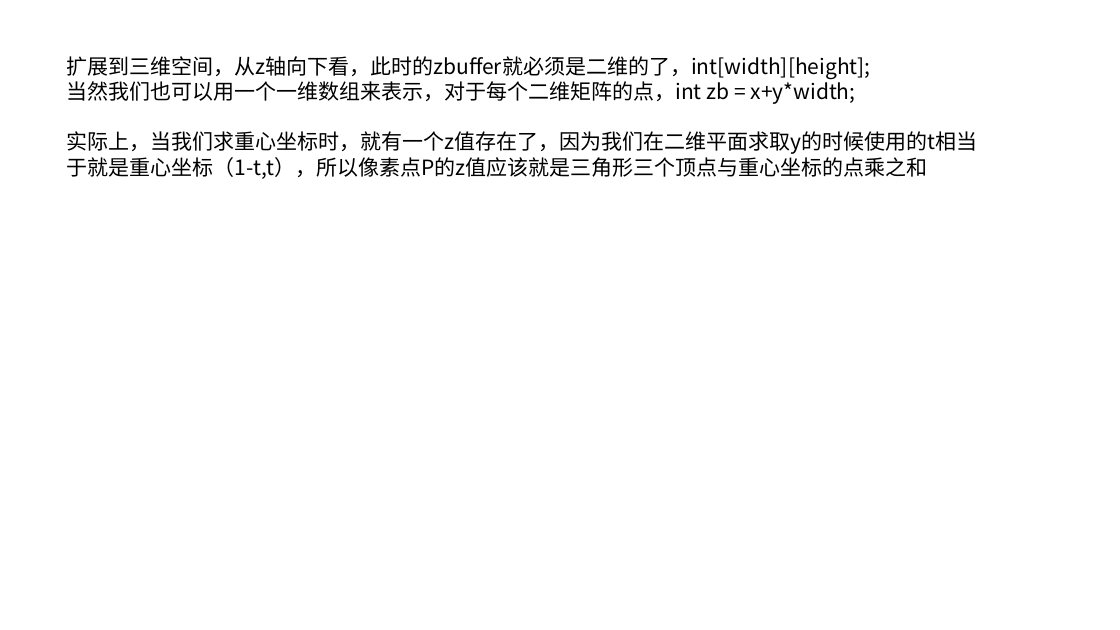
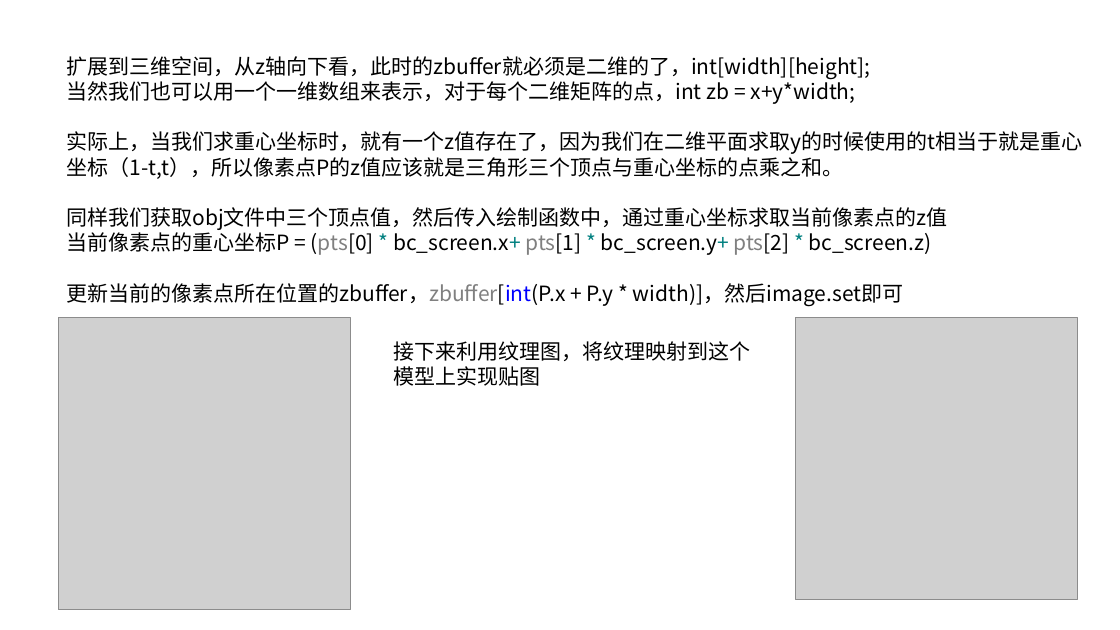
Before and after one commit to XTG111/Learn_tinyProject, a slide deck: slide 11 of render/TinyRenderer.pptx. Drawn at 1120x630 pixels with LibreOffice and Linux fonts; fonts in the diff are those of the drawing; grey boxes stand for pictures. Boxes give left, top, right and bottom in pixels: in the first picture for what was removed or moved away, otherwise in the second. Text is boxed around its words. In the diff, an @@ line names an element or a change of style, - is before the commit and + after.

Commit message:
使用纹理贴图着色
1. 通过obj文件获取纹理坐标
2. 利用重心坐标插值纹理坐标，求取每个像素点的纹理坐标
3. 纹理坐标乘以对应的纹理贴图宽和高求得对应像素点的颜色坐标
4. 利用get函数获得颜色，然后image.set绘制当前点，如果zbuffer小于z值

```diff
--- a/render/TinyRenderer.pptx
+++ b/render/TinyRenderer.pptx
@@ text at (66,131,1082,306): text changed @@
-实际上，当我们求重心坐标时，就有一个z值存在了，因为我们在二维平面求取y的时候使用的t相当于就是重心坐标（1-t,t），所以像素点P的z值应该就是三角形三个顶点与重心坐标的点乘之和
+实际上，当我们求重心坐标时，就有一个z值存在了，因为我们在二维平面求取y的时候使用的t相当于就是重心坐标（1-t,t），所以像素点P的z值应该就是三角形三个顶点与重心坐标的点乘之和。
+同样我们获取obj文件中三个顶点值，然后传入绘制函数中，通过重心坐标求取当前像素点的z值
+当前像素点的重心坐标P = (pts[0] * bc_screen.x+ pts[1] * bc_screen.y+ pts[2] * bc_screen.z)
+更新当前的像素点所在位置的zbuffer，zbuffer[int(P.x + P.y * width)]，然后image.set即可
@@ picture added at (58,318,350,609) @@
@@ picture added at (796,318,1077,599) @@
@@ text added at (394,341,751,386), 18 pt, text #000000 @@
+接下来利用纹理图，将纹理映射到这个模型上实现贴图
```
Also in this commit, not shown: 1 slide added, 23 other files.
